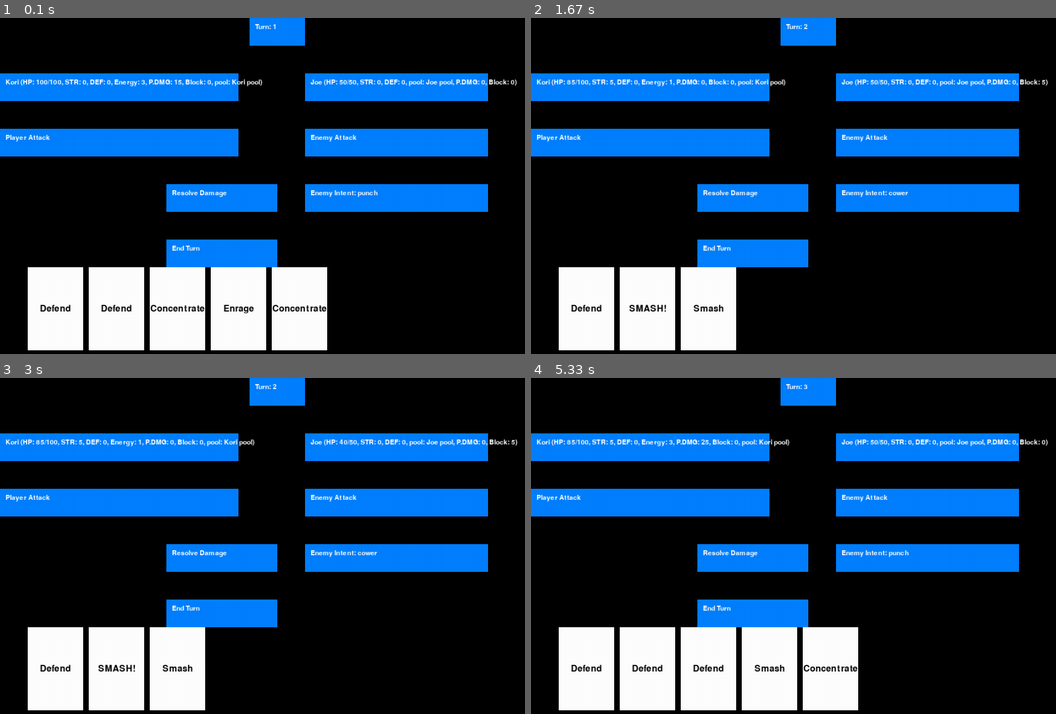
Above: before the commit, frames 1-4 (two rows, left to right).
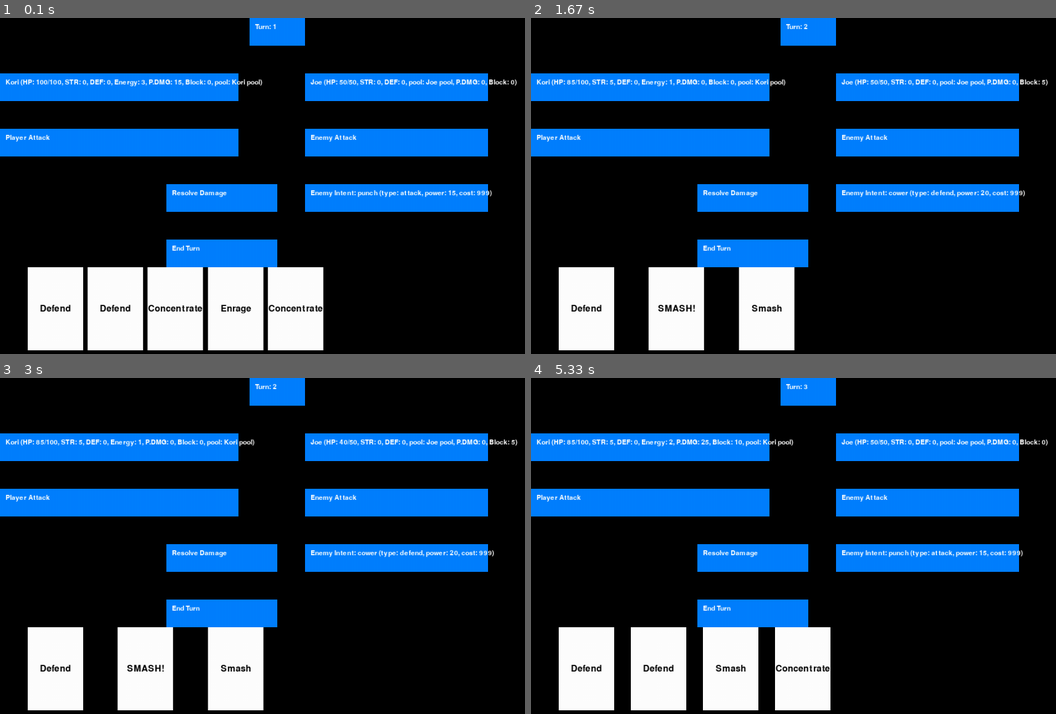
Above: after the commit, the same moments.

Repository: GiveMeToust/Smashing_Time
Game: pygame game, started from Smashing_Time.py
Two runs of this game, one before a commit and one after it. Both use one fixed random seed, a clock stepped at 60 frames per second and the inputs below.
Inputs (mouse positions are in pixels of both pictures, inside the frame that each line leads up to):
- Up to frame 1 (0.1 s): no input
- Up to frame 2 (1.67 s): click (788, 259) at 0.38 s; click (809, 270) at 0.72 s; click (636, 343) at 1.05 s
- Up to frame 3 (3 s): click (147, 512) at 1.88 s
- Up to frame 4 (5.33 s): click (730, 509) at 3.22 s; click (599, 502) at 3.55 s; click (625, 643) at 3.88 s; click (935, 492) at 4.72 s; click (678, 677) at 5.05 s

The runs differ from the first frame. In frame 1, 1.7% of the frame differs, in the area x 16-94%, y 51-99%; in frame 2, 6.1%, in the area x 16-95%, y 51-99%; in frame 3, 6.1%; in frame 4, 4.8%.

Commit message:
Refactor draw_hand function and update calls

Diff:
--- a/Smashing_Time.py
+++ b/Smashing_Time.py
@@ -3,6 +3,8 @@
 import copy
 import pygame
 import sys
+
+
 
 pygame.init()
 
@@ -240,7 +242,6 @@
 
 
 
-
 class gameloop:
     def __init__(self, Player, enemy):
         self.Player = Player
@@ -256,7 +257,12 @@
         screen.blit(text_surface, (button_rect.x + 10, button_rect.y + 10))
 
 
-    def draw_hand(self,screen, hand, start_x, start_y, card_width, card_height, spacing):
+    def draw_hand(self,screen, hand, start_x, start_y, end_x,  card_width, card_height):
+
+        L = end_x - start_x
+
+        spacing = (L - len(hand)*card_width) / (len(hand) + 1)
+
         for i, card in enumerate(hand):
             card_rect = pygame.Rect(start_x + i * (card_width + spacing), start_y, card_width, card_height)
             pygame.draw.rect(screen, (255, 255, 255), card_rect)  # White card background
@@ -327,7 +333,8 @@
 hand_start_y = 450
 hand_card_width = 100
 hand_card_height = 150
-hand_spacing = 10
+end_x= 600
+
 
 
 
@@ -341,8 +348,8 @@
     game.draw_button(screen, enemy_attack_square, "Enemy Attack")
     game.draw_button(screen, resolve_square, "Resolve Damage")
     game.draw_button(screen, end_turn_square, "End Turn")
-    game.draw_hand(screen, hand, hand_start_x, hand_start_y, hand_card_width, hand_card_height, hand_spacing)
-    game.draw_button(screen, enemy_intent, f"Enemy Intent: {Enemy.enemy_move.name if hasattr(Enemy, 'enemy_move') else 'None'}")
+    game.draw_hand(screen, hand, hand_start_x, hand_start_y, end_x, hand_card_width, hand_card_height)
+    game.draw_button(screen, enemy_intent, f"Enemy Intent: {Enemy.enemy_move if hasattr(Enemy, 'enemy_move') else 'None'}")
     game.draw_button(screen, turn_count_square, f"Turn: {turn_count}")
 
 
@@ -375,7 +382,7 @@
 
 
             for i, card in enumerate(hand):
-                card_rect = pygame.Rect(hand_start_x + i * (hand_card_width + hand_spacing), hand_start_y, hand_card_width, hand_card_height)
+                card_rect = pygame.Rect(hand_start_x + i * (hand_card_width), hand_start_y, hand_card_width, hand_card_height)
                 if card_rect.collidepoint(event.pos):
                     print()
                     print(f"Card {card.name} clicked!")
